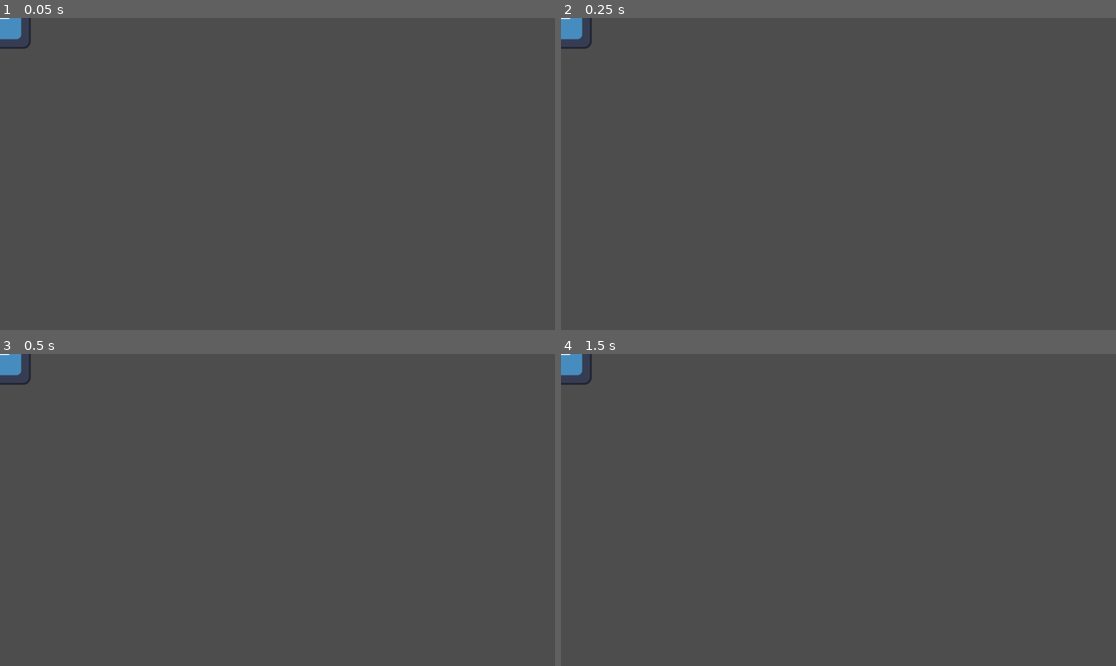
Above: before the commit, frames 1-4 (two rows, left to right).
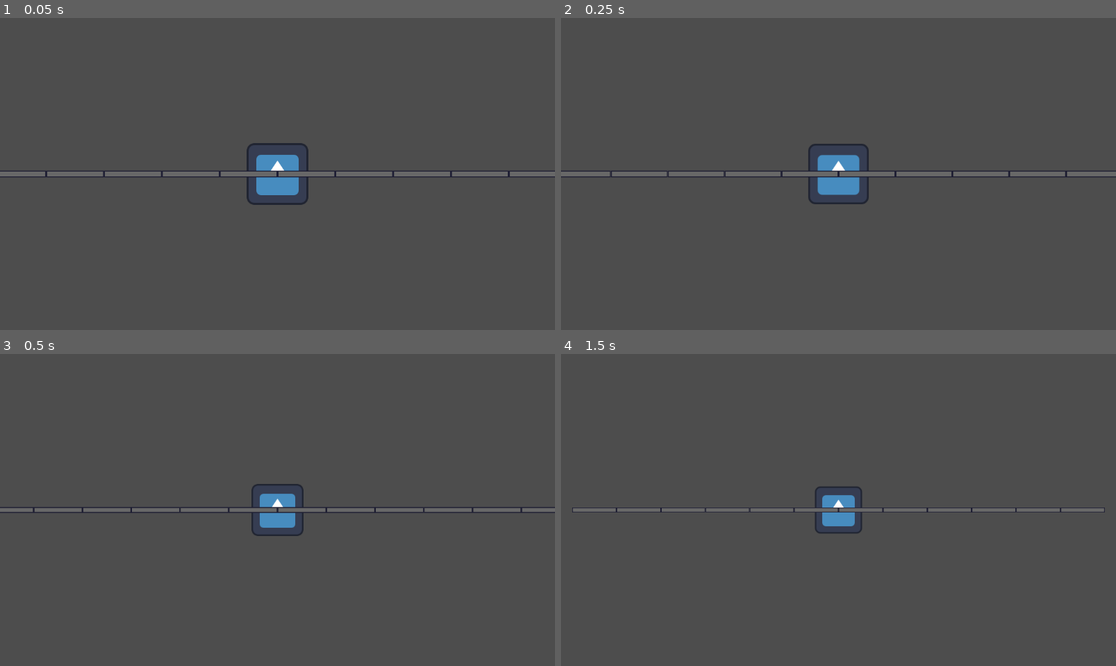
Above: after the commit, the same moments.

Repository: nick-geurds/PaperCuts
Game: Godot game, scene res://Scenes/Gameplay/TestGym.tscn
The game is run twice, just before and just after one commit, with the same random seed, the same clock (stepped at 60 frames per second) and the same inputs. Before the commit the project has no main scene; this scene is started directly in both runs. The engine's default icon, where the game draws it, is replaced by a stand-in: a white triangle on a blue panel in a dark square.
Inputs:
- Up to frame 1 (0.05 s): no input
- Up to frame 2 (0.25 s): no input
- Up to frame 3 (0.5 s): no input
- Up to frame 4 (1.5 s): tap Enter at 1.25 s

The runs differ from the first frame. In frame 1, 3.4% of the frame differs, in the area x 0-100%, y 0-60%; in frame 2, 3.0%; in frame 3, 2.7%; in frame 4, 2.4%.

Commit message:
Added SlotManager, slots, and CameraSetter
The slot manager creates a array width slots (set by the slot amount). For now the slots them self don't have any logic. The camera setter reacts on the slot manager and automaticly zooms the camera so all slots are visible on screen

Diff:
--- /dev/null
+++ b/Materials and themes/DefaultBorderTheme.tres
@@ -0,0 +1,14 @@
+[gd_resource type="Theme" format=3 uid="uid://c4taamd3h84at"]
+
+[ext_resource type="Texture2D" uid="uid://qey41v0ojkp2" path="res://Art/SlotSpriteSheet.png" id="1_l5ifw"]
+
+[sub_resource type="StyleBoxTexture" id="StyleBoxTexture_gxfsw"]
+texture = ExtResource("1_l5ifw")
+texture_margin_left = 5.0
+texture_margin_top = 5.0
+texture_margin_right = 5.0
+texture_margin_bottom = 5.0
+region_rect = Rect2(0, 0, 120, 120)
+
+[resource]
+Panel/styles/panel = SubResource("StyleBoxTexture_gxfsw")
--- a/Scenes/Gameplay/TestGym.tscn
+++ b/Scenes/Gameplay/TestGym.tscn
@@ -1,17 +1,20 @@
 [gd_scene format=3 uid="uid://cbhpe3l5o6qkj"]
 
-[ext_resource type="Script" uid="uid://4la85des5n3o" path="res://Scripts/Player/health_component.gd" id="1_s2mc4"]
 [ext_resource type="PackedScene" uid="uid://b7ovvx580brrd" path="res://Scenes/Components/Health_Component.tscn" id="2_cq6e8"]
 [ext_resource type="Texture2D" uid="uid://clr8fvnt4tidb" path="res://icon.svg" id="2_uwjvn"]
 [ext_resource type="PackedScene" uid="uid://ck46ihkpkr612" path="res://Scenes/Components/HitBox_Component.tscn" id="3_pmii7"]
+[ext_resource type="Script" uid="uid://cilanbjpk0bun" path="res://Scripts/Slots/slot_manager.gd" id="5_pmii7"]
+[ext_resource type="Script" uid="uid://ko7tv5l7f8r8" path="res://Scripts/Camera/Camera_Setter.gd" id="5_tkdyf"]
 
 [sub_resource type="RectangleShape2D" id="RectangleShape2D_tkdyf"]
 size = Vector2(126, 124)
 
+[sub_resource type="Curve" id="Curve_pmii7"]
+_data = [Vector2(0, 0), 0.0, 0.0, 0, 0, Vector2(0.6, 0.6), 3.2194579, 3.2194579, 0, 0, Vector2(1, 1), 0.07686747, 0.0, 0, 0]
+point_count = 3
+metadata/_snap_count = 2
+
 [node name="Main" type="Node2D" unique_id=648963873]
-
-[node name="HealthComponent" type="Node2D" parent="." unique_id=1576962605]
-script = ExtResource("1_s2mc4")
 
 [node name="Player" type="Node" parent="." unique_id=1116389873]
 
@@ -26,3 +29,16 @@
 
 [node name="PlayerVisual" type="Sprite2D" parent="Player" unique_id=118649911]
 texture = ExtResource("2_uwjvn")
+
+[node name="MainCamera" type="Camera2D" parent="." unique_id=755047547]
+limit_enabled = false
+script = ExtResource("5_tkdyf")
+camera_padding_width = 180.0
+animation_curve = SubResource("Curve_pmii7")
+animation_time = 0.8
+
+[node name="SlotManager" type="Node" parent="." unique_id=1694321827]
+script = ExtResource("5_pmii7")
+slot_amount = 12
+
+[connection signal="onTotalWidthSet" from="SlotManager" to="MainCamera" method="_on_slot_manager_on_total_width_set"]
--- /dev/null
+++ b/Scenes/Objects/Slot.tscn
@@ -0,0 +1,24 @@
+[gd_scene format=3 uid="uid://2h6ph8veos77"]
+
+[ext_resource type="Texture2D" uid="uid://qey41v0ojkp2" path="res://Art/SlotSpriteSheet.png" id="1_xrklt"]
+[ext_resource type="Theme" uid="uid://c4taamd3h84at" path="res://Materials and themes/DefaultBorderTheme.tres" id="2_udd30"]
+
+[node name="SlotBase" type="Sprite2D" unique_id=705849675]
+self_modulate = Color(0.4075654, 0.40756536, 0.40756533, 1)
+texture = ExtResource("1_xrklt")
+region_enabled = true
+region_rect = Rect2(130, 0, 120, 14)
+
+[node name="SlotBorder" type="Panel" parent="." unique_id=208868001]
+self_modulate = Color(0, 0, 0.12156863, 0.7058824)
+anchors_preset = 15
+anchor_right = 1.0
+anchor_bottom = 1.0
+offset_left = -60.0
+offset_top = -7.0
+offset_right = -60.0
+offset_bottom = -7.0
+grow_horizontal = 2
+grow_vertical = 2
+theme = ExtResource("2_udd30")
+metadata/_edit_use_anchors_ = true
--- /dev/null
+++ b/Scripts/Camera/Camera_Setter.gd
@@ -0,0 +1,25 @@
+extends Camera2D
+class_name CameraSetter
+
+@export var camera_padding_width : float
+@export var animation_curve : Curve
+@export var animation_time : float = 0.5
+
+var visible_width : float
+var start_zoom : Vector2
+
+var target_zoom : Vector2
+
+func _on_slot_manager_on_total_width_set(target_width : float) -> void:
+	visible_width = get_viewport_rect().size.x
+	start_zoom = zoom
+
+	target_zoom.x = (start_zoom.x * visible_width) / (target_width + camera_padding_width)
+	target_zoom.y = target_zoom.x
+	print(target_zoom)
+
+	var tween = create_tween()
+	tween.tween_method(
+		func(progress):
+			var curve_value = animation_curve.sample(progress)
+			zoom = lerp(start_zoom, target_zoom, curve_value),0.0, 1.0, animation_time)
--- /dev/null
+++ b/Scripts/Slots/slot_manager.gd
@@ -0,0 +1,38 @@
+extends Node
+class_name SlotManager
+
+signal onTotalWidthSet(target_width : float)
+
+@export var padding_per_slot : float
+@export var slot_amount : int
+
+var slot_index : Array = []
+
+var slot_scene : PackedScene
+var scene_camera : Camera2D
+
+var total_slots_width : float
+var startpos_offset : float
+
+func _ready() -> void:
+	slot_scene = preload("res://Scenes/Objects/Slot.tscn")
+	scene_camera = get_parent().get_node("MainCamera")
+	Setup_Slots()
+
+func Setup_Slots():
+	for i in slot_amount:
+		var slot = slot_scene.instantiate()
+		add_child(slot)
+
+		slot_index.append(slot)
+
+		var slot_width = slot.get_rect().size.x
+
+		if i == 0:
+			total_slots_width = (slot_amount - 1) * (slot_width + padding_per_slot)
+			startpos_offset = total_slots_width / 2
+			onTotalWidthSet.emit(total_slots_width)
+
+		var  startpos_x = i * (slot_width + padding_per_slot) - startpos_offset
+
+		slot.global_position = Vector2(startpos_x,0)
--- a/project.godot
+++ b/project.godot
@@ -11,15 +11,20 @@
 [application]
 
 config/name="Paper Cuts"
+run/main_scene="uid://cbhpe3l5o6qkj"
 config/features=PackedStringArray("4.6", "GL Compatibility")
 config/icon="res://icon.svg"
 
 [file_customization]
 
 folder_colors={
+"res://Art/": "orange",
+"res://Materials and themes/": "purple",
 "res://Scenes/": "blue",
 "res://Scripts/": "teal",
-"res://Scripts/Player/": "red"
+"res://Scripts/Camera/": "orange",
+"res://Scripts/Player/": "red",
+"res://Scripts/Slots/": "pink"
 }
 
 [physics]
Binary file added: Art/SlotSpriteSheet.png
Not shown, added: Art/SlotSpriteSheet.png.import
Not shown, added: Scripts/Camera/Camera_Setter.gd.uid
Not shown, added: Scripts/Slots/slot_manager.gd.uid
